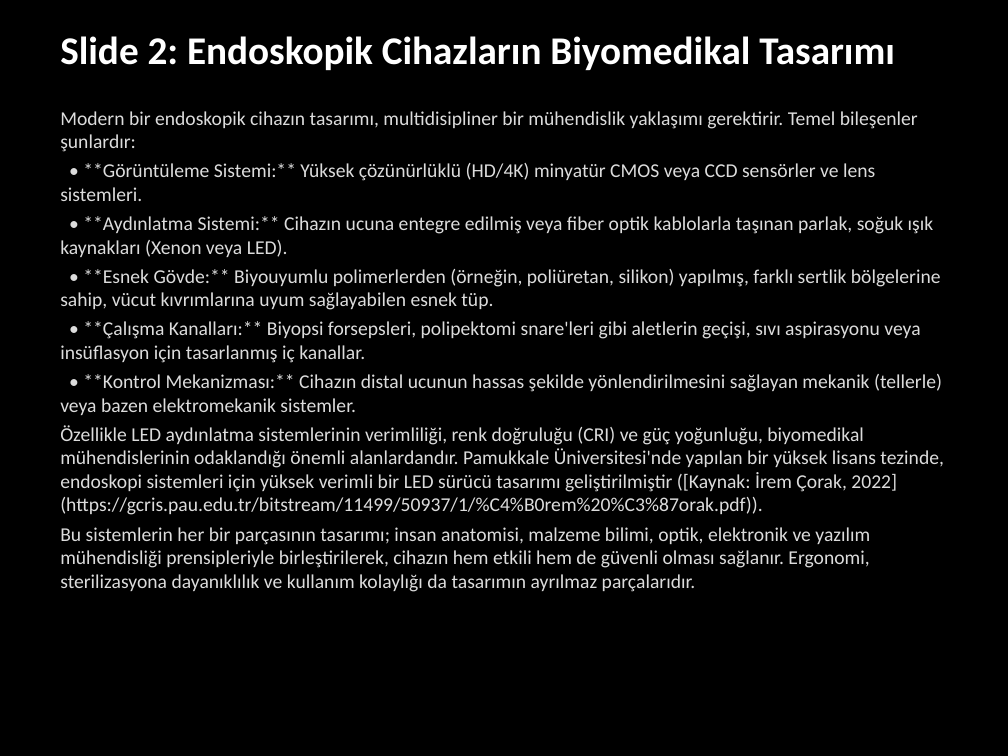
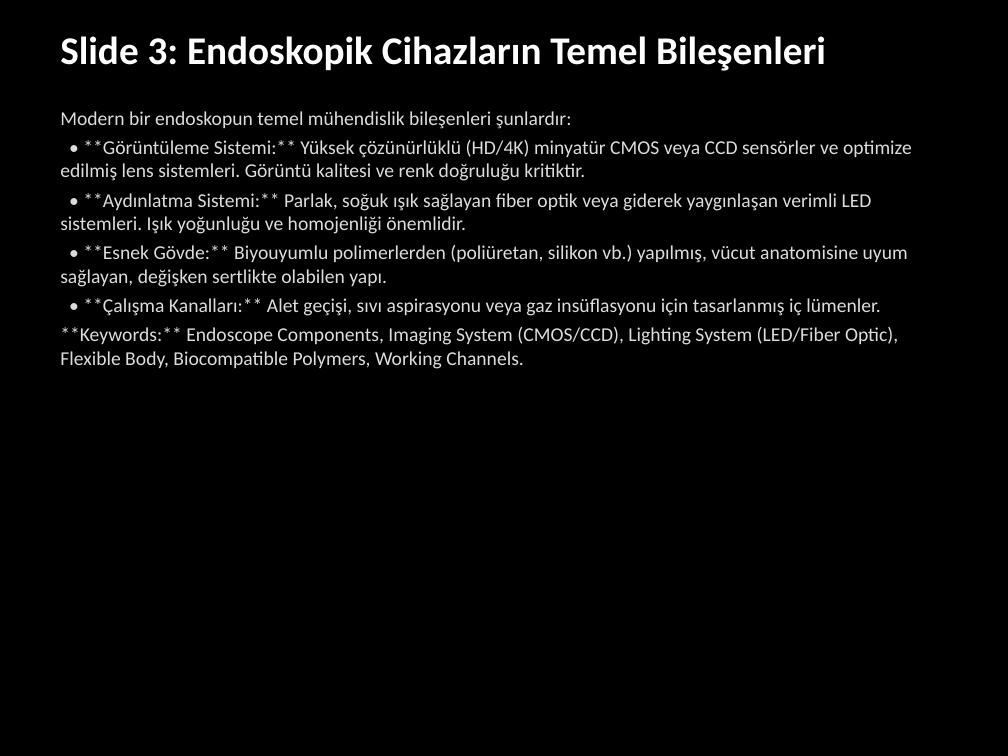
Before and after one commit to abdurrahimagca/tmp-midterm, a slide deck: slide 3 of bmg/biyomedikal_sunum.pptx (slide 2 before the commit). Drawn at 1008x756 pixels with LibreOffice and Linux fonts; fonts in the diff are those of the drawing. Boxes give left, top, right and bottom in pixels: in the first picture for what was removed or moved away, otherwise in the second. Text is boxed around its words. In the diff, an @@ line names an element or a change of style, - is before the commit and + after.

```diff
--- a/bmg/biyomedikal_sunum.pptx
+++ b/bmg/biyomedikal_sunum.pptx
@@ text at bbox=[60, 36, 826, 71]: text changed @@
-Slide 2: Endoskopik Cihazların Biyomedikal Tasarımı
+Slide 3: Endoskopik Cihazların Temel Bileşenleri
@@ text at bbox=[60, 111, 912, 369]: text changed @@
-Modern bir endoskopik cihazın tasarımı, multidisipliner bir mühendislik yaklaşımı gerektirir. Temel bileşenler şunlardır:
-• **Görüntüleme Sistemi:** Yüksek çözünürlüklü (HD/4K) minyatür CMOS veya CCD sensörler ve lens sistemleri.
-• **Aydınlatma Sistemi:** Cihazın ucuna entegre edilmiş veya fiber optik kablolarla taşınan parlak, soğuk ışık kaynakları (Xenon veya LED).
-• **Esnek Gövde:** Biyouyumlu polimerlerden (örneğin, poliüretan, silikon) yapılmış, farklı sertlik bölgelerine sahip, vücut kıvrımlarına uyum sağlayabilen esnek tüp.
-• **Çalışma Kanalları:** Biyopsi forsepsleri, polipektomi snare'leri gibi aletlerin geçişi, sıvı aspirasyonu veya insüflasyon için tasarlanmış iç kanallar.
-• **Kontrol Mekanizması:** Cihazın distal ucunun hassas şekilde yönlendirilmesini sağlayan mekanik (tellerle) veya bazen elektromekanik sistemler.
-Özellikle LED aydınlatma sistemlerinin verimliliği, renk doğruluğu (CRI) ve güç yoğunluğu, biyomedikal mühendislerinin odaklandığı önemli alanlardandır. Pamukkale Üniversitesi'nde yapılan bir yüksek lisans tezinde, endoskopi sistemleri için yüksek verimli bir LED sürücü tasarımı geliştirilmiştir ([Kaynak: İrem Çorak, 2022](https://gcris.pau.edu.tr/bitstream/11499/50937/1/%C4%B0rem%20%C3%87orak.pdf)).
-Bu sistemlerin her bir parçasının tasarımı; insan anatomisi, malzeme bilimi, optik, elektronik ve yazılım mühendisliği prensipleriyle birleştirilerek, cihazın hem etkili hem de güvenli olması sağlanır. Ergonomi, sterilizasyona dayanıklılık ve kullanım kolaylığı da tasarımın ayrılmaz parçalarıdır.
+Modern bir endoskopun temel mühendislik bileşenleri şunlardır:
+• **Görüntüleme Sistemi:** Yüksek çözünürlüklü (HD/4K) minyatür CMOS veya CCD sensörler ve optimize edilmiş lens sistemleri. Görüntü kalitesi ve renk doğruluğu kritiktir.
+• **Aydınlatma Sistemi:** Parlak, soğuk ışık sağlayan fiber optik veya giderek yaygınlaşan verimli LED sistemleri. Işık yoğunluğu ve homojenliği önemlidir.
+• **Esnek Gövde:** Biyouyumlu polimerlerden (poliüretan, silikon vb.) yapılmış, vücut anatomisine uyum sağlayan, değişken sertlikte olabilen yapı.
+• **Çalışma Kanalları:** Alet geçişi, sıvı aspirasyonu veya gaz insüflasyonu için tasarlanmış iç lümenler.
+**Keywords:** Endoscope Components, Imaging System (CMOS/CCD), Lighting System (LED/Fiber Optic), Flexible Body, Biocompatible Polymers, Working Channels.
```
Also in this commit, not shown: 8 other slides changed, 9 slides added, 1 slide removed, 3 other files.
